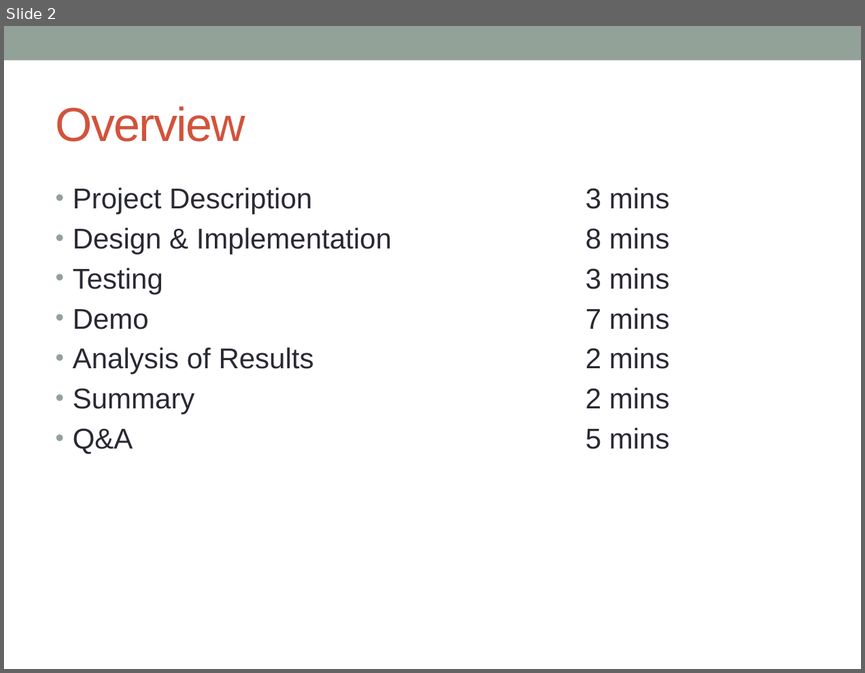
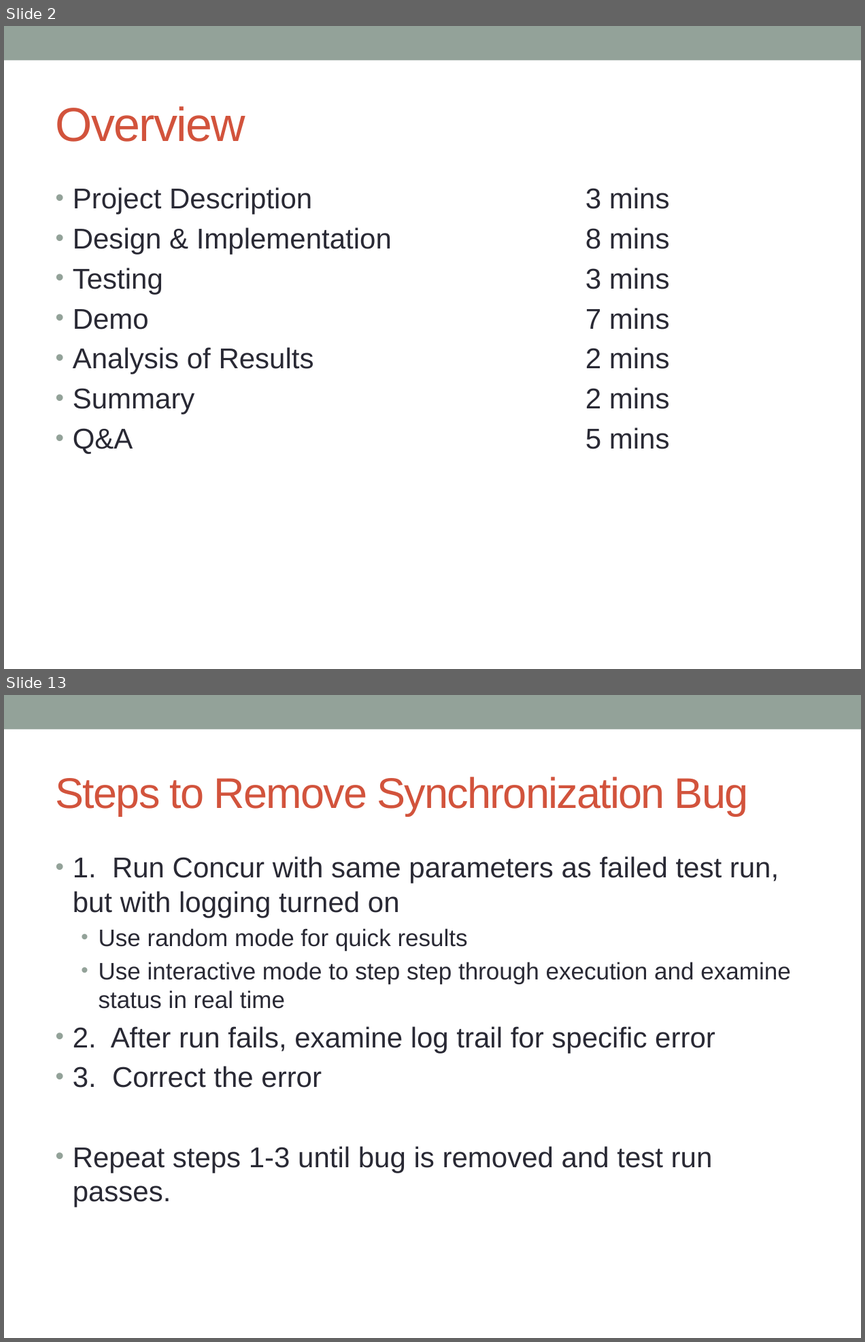
Before and after one commit to concurTestFramework/concurTestFramework, a slide deck: Documents/Concur_Presentation.pptx. Shown one above the other, each under a label of ours: slide 2 before the commit, slides 2 and 13 after it; the slides between them are not shown. The pictures are 865x673 and 865x1342 pixels, drawn with LibreOffice and Linux fonts; fonts in the diff are those of the drawing. Boxes give left, top, right and bottom in pixels: in the first picture for what was removed or moved away, otherwise in the second. Text is boxed around its words. In the diff, an @@ line names an element or a change of style, - is before the commit and + after.

```diff
--- a/Documents/Concur_Presentation.pptx
+++ b/Documents/Concur_Presentation.pptx
@@ slide 13 added at [4, 695, 861, 1338], background #FFFFFF; not listed: 1 template element that a slide beside it also shows @@
@@ title added at [56, 777, 749, 816], 36 pt, text #D2533C @@
+Steps to Remove Synchronization Bug
@@ text added at [73, 856, 790, 1207], 24 pt, text #292934 @@
+• 1. Run Concur with same parameters as failed test run, but with logging turned on
+  • Use random mode for quick results
+  • Use interactive mode to step step through execution and examine status in real time
+• 2. After run fails, examine log trail for specific error
+• 3. Correct the error
+• Repeat steps 1-3 until bug is removed and test run passes.
```
Also in this commit, not shown: 2 slides changed, 13 other slides added, 1 slide removed.
